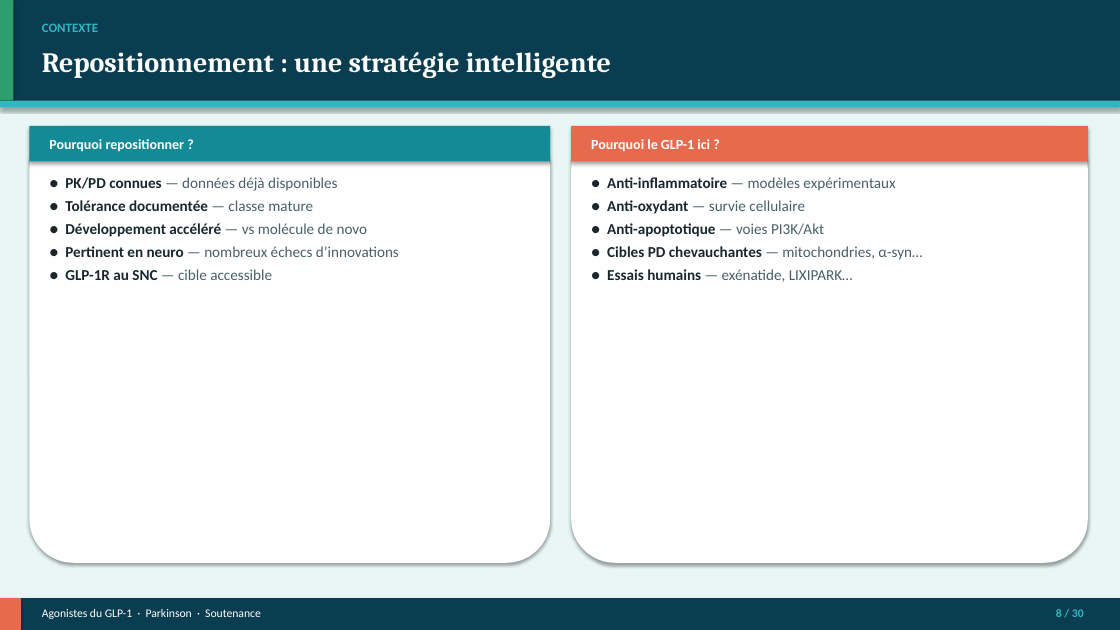
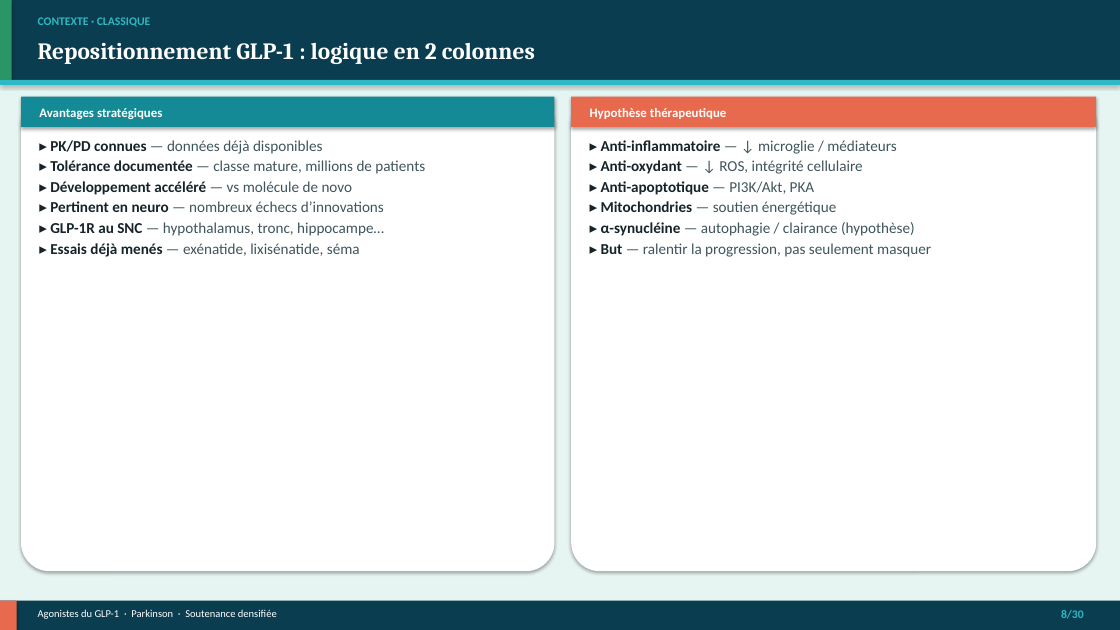
Before and after one commit to Mashtal-Platform/mashtal-platform, a slide deck: slide 8 of docs/presentation/Soutenance_GLP1_Parkinson.pptx. Drawn at 1120x630 pixels with LibreOffice and Linux fonts; fonts in the diff are those of the drawing. Boxes give left, top, right and bottom in pixels: in the first picture for what was removed or moved away, otherwise in the second. Text is boxed around its words. In the diff, an @@ line names an element or a change of style, - is before the commit and + after.

```diff
--- a/docs/presentation/Soutenance_GLP1_Parkinson.pptx
+++ b/docs/presentation/Soutenance_GLP1_Parkinson.pptx
@@ rectangle: place and size @@
-rectangle at <box>0,0,1120,101</box>
+rectangle at <box>0,0,1120,80</box>
@@ rectangle at <box>0,0,1120,630</box>: fill #E8F7F5 to #E6F4F2 @@
@@ rectangle: place and size @@
-rectangle at <box>0,0,13,101</box>
+rectangle at <box>0,0,12,80</box>
@@ rectangle at <box>0,0,12,80</box>: fill #2F9E6E to #2A9668 @@
@@ text at <box>38,17,150,27</box>: text changed; size 11 to 10 pt @@
-CONTEXTE
+CONTEXTE · CLASSIQUE
@@ text at <box>38,43,535,64</box>: text changed; size 24 to 20 pt @@
-Repositionnement : une stratégie intelligente
+Repositionnement GLP-1 : logique en 2 colonnes
@@ rectangle: place and size @@
-rectangle at <box>0,101,1120,108</box>
+rectangle at <box>0,80,1120,85</box>
@@ rounded rectangle: place and size @@
-rounded rectangle at <box>29,126,550,563</box>
+rounded rectangle at <box>21,97,555,571</box>
@@ rounded rectangle at <box>21,97,555,571</box>: proportions changed @@
@@ rectangle: place and size @@
-rectangle at <box>29,126,550,161</box>
+rectangle at <box>21,97,555,127</box>
@@ text at <box>39,108,162,119</box>: text changed; size 12 to 11 pt @@
-Pourquoi repositionner ?
+Avantages stratégiques
@@ rounded rectangle at <box>571,97,1096,571</box>: proportions changed @@
@@ rounded rectangle: place and size @@
-rounded rectangle at <box>571,126,1088,563</box>
+rounded rectangle at <box>571,97,1096,571</box>
@@ rectangle: place and size @@
-rectangle at <box>571,126,1088,161</box>
+rectangle at <box>571,97,1096,127</box>
@@ text at <box>590,108,727,119</box>: text changed; size 12 to 11 pt @@
-Pourquoi le GLP-1 ici ?
+Hypothèse thérapeutique
@@ text at <box>50,140,425,257</box>: text changed; text colour #4A6068 to #3F555C @@
-● PK/PD connues — données déjà disponibles
-● Tolérance documentée — classe mature
-● Développement accéléré — vs molécule de novo
-● Pertinent en neuro — nombreux échecs d’innovations
-● GLP-1R au SNC — cible accessible
+▸ PK/PD connues — données déjà disponibles
+▸ Tolérance documentée — classe mature, millions de patients
+▸ Développement accéléré — vs molécule de novo
+▸ Pertinent en neuro — nombreux échecs d’innovations
+▸ GLP-1R au SNC — hypothalamus, tronc, hippocampe…
+▸ Essais déjà menés — exénatide, lixisénatide, séma
@@ text at <box>601,140,931,257</box>: text changed; text colour #4A6068 to #3F555C @@
-● Anti-inflammatoire — modèles expérimentaux
-● Anti-oxydant — survie cellulaire
-● Anti-apoptotique — voies PI3K/Akt
-● Cibles PD chevauchantes — mitochondries, α-syn…
-● Essais humains — exénatide, LIXIPARK…
+▸ Anti-inflammatoire — ↓ microglie / médiateurs
+▸ Anti-oxydant — ↓ ROS, intégrité cellulaire
+▸ Anti-apoptotique — PI3K/Akt, PKA
+▸ Mitochondries — soutien énergétique
+▸ α-synucléine — autophagie / clairance (hypothèse)
+▸ But — ralentir la progression, pas seulement masquer
@@ rectangle: place and size @@
-rectangle at <box>0,598,21,630</box>
+rectangle at <box>0,601,17,630</box>
@@ text at <box>38,609,277,619</box>: text changed; size 10 to 9 pt @@
-Agonistes du GLP-1 · Parkinson · Soutenance
+Agonistes du GLP-1 · Parkinson · Soutenance densifiée
@@ text at <box>1061,610,1084,619</box>: spaces changed @@
-8 / 30
+8/30
```
Also in this commit, not shown: 25 other slides changed, 4 slides added, 4 slides removed, 9 other files.
